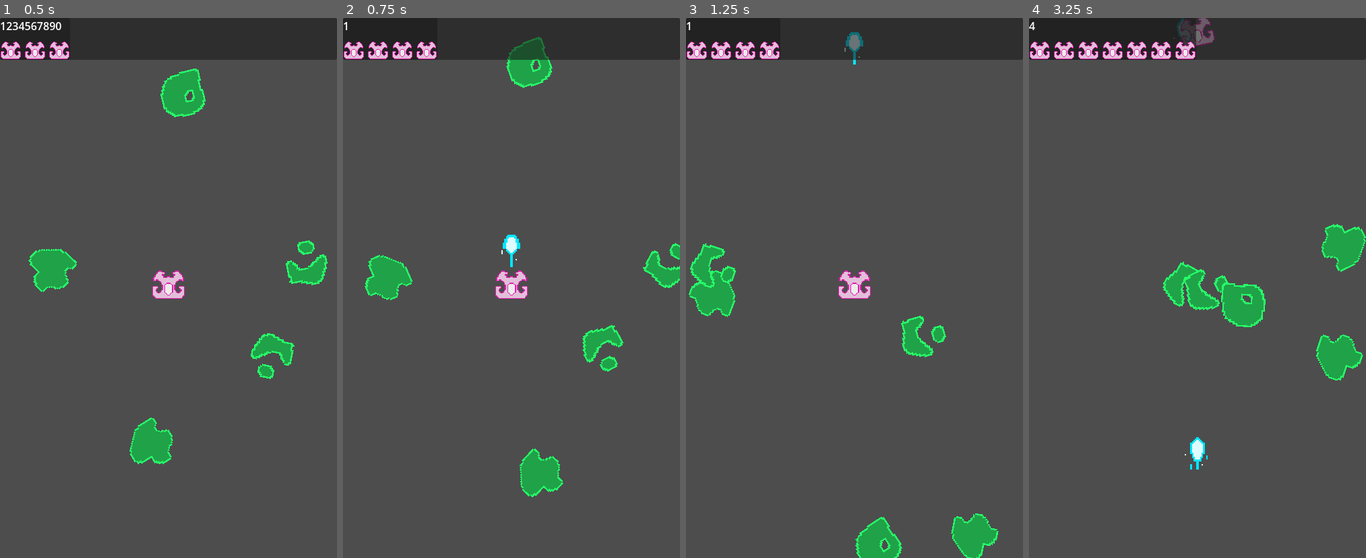
Above: before the commit, frames 1-4 (left to right).
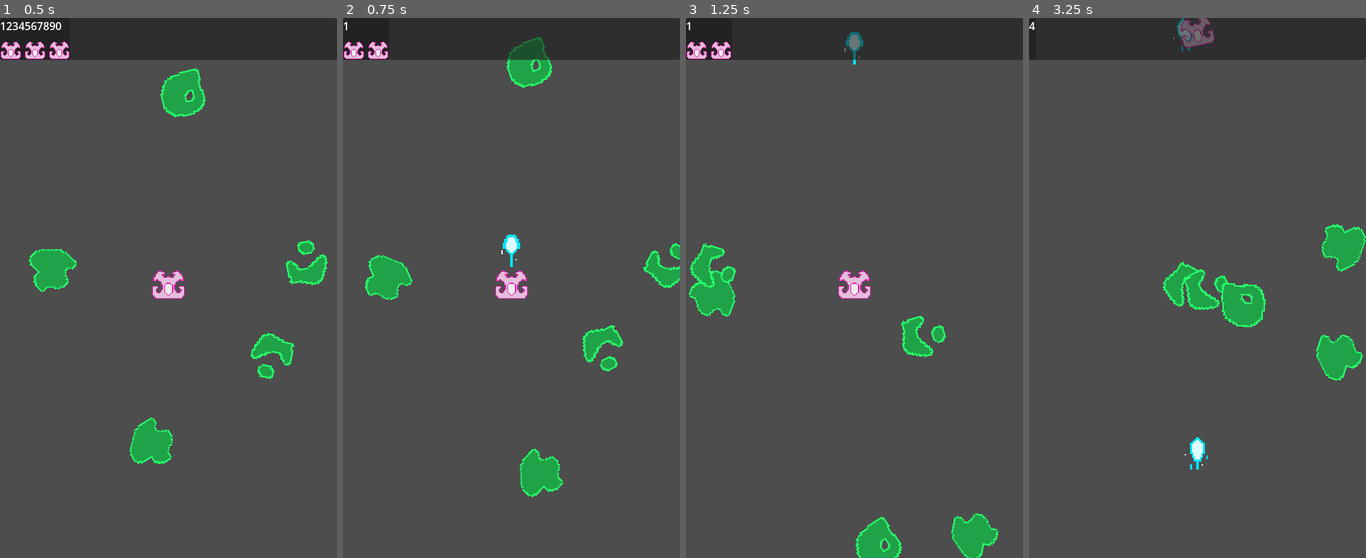
Above: after the commit, the same moments.

Repository: ColdPandaExpress/spacerocks-unblinky
Game: Godot game, scene res://Main/Main.tscn
The game is run twice, just before and just after one commit, with the same random seed, the same clock (stepped at 60 frames per second) and the same inputs.
Inputs (mouse positions are in pixels of both pictures, inside the frame that each line leads up to):
- Up to frame 1 (0.5 s): no input
- Up to frame 2 (0.75 s): move the mouse to (585, 261) at 0.52 s; click (585, 261) at 0.6 s
- Up to frame 3 (1.25 s): no input
- Up to frame 4 (3.25 s): move the mouse to (1130, 315) at 1.27 s; click (1130, 315) at 1.35 s; move the mouse to (1231, 169) at 2.02 s; hold Right mouse button (thrust) 2.03-2.78 s; click (1231, 169) at 2.3 s; move the mouse to (1180, 396) at 2.77 s; tap A (turn_ccw) at 2.85 s; click (1180, 396) at 3.05 s

Frame 1 is identical in both runs. In frame 2, 0.3% of the frame differs, in the area x 14-28%, y 4-8%; in frame 3, 0.3%; in frame 4, 1.2%, in the area x 0-50%, y 0-8%.

Commit message:
UI functioning.

Diff:
--- a/Code/UI/UI.gd
+++ b/Code/UI/UI.gd
@@ -1,17 +1,19 @@
 extends PanelContainer
 class_name UI
 
+const LIFE = preload("res://UI/assets/life.tscn")
+
 @onready var score_ui = $VBox/ScoreUI
 @onready var lives_list = $VBox/LivesList
-@onready var life = $VBox/LivesList/Life
 
 
 var score: int = 0
-var lives: int = 3
+var lives: int = 0
 
 
 func _ready():
-	UpdateLives(lives - 1)
+	UpdateLives(3)
+
 
 func UpdateScore(delta_score):
 	score += delta_score
@@ -19,9 +21,14 @@
 
 
 func UpdateLives(delta_lives):
-	for i in abs(delta_lives):
-		var dup = life.duplicate()
-		lives_list.add_child(dup)
+	lives += delta_lives
 
-	lives += delta_lives
-	print("LIVES: ", lives)
+	if lives >= 0:
+		# Removing all children.
+		for child in lives_list.get_children():
+			lives_list.remove_child(child)
+			child.queue_free()
+
+		# Adding the lives back.
+		for i in lives:
+			lives_list.add_child(LIFE.instantiate())
--- a/Code/UI/UI.tscn
+++ b/Code/UI/UI.tscn
@@ -1,7 +1,6 @@
-[gd_scene load_steps=3 format=3 uid="uid://bk4kqfbw4y3cb"]
+[gd_scene load_steps=2 format=3 uid="uid://bk4kqfbw4y3cb"]
 
 [ext_resource type="Script" path="res://UI/UI.gd" id="1_gx5xa"]
-[ext_resource type="PackedScene" uid="uid://taq5bmmylvdg" path="res://UI/assets/life.tscn" id="2_ucpig"]
 
 [node name="UI" type="PanelContainer"]
 script = ExtResource("1_gx5xa")
@@ -16,6 +15,3 @@
 
 [node name="LivesList" type="HBoxContainer" parent="VBox"]
 layout_mode = 2
-
-[node name="Life" parent="VBox/LivesList" instance=ExtResource("2_ucpig")]
-layout_mode = 2
